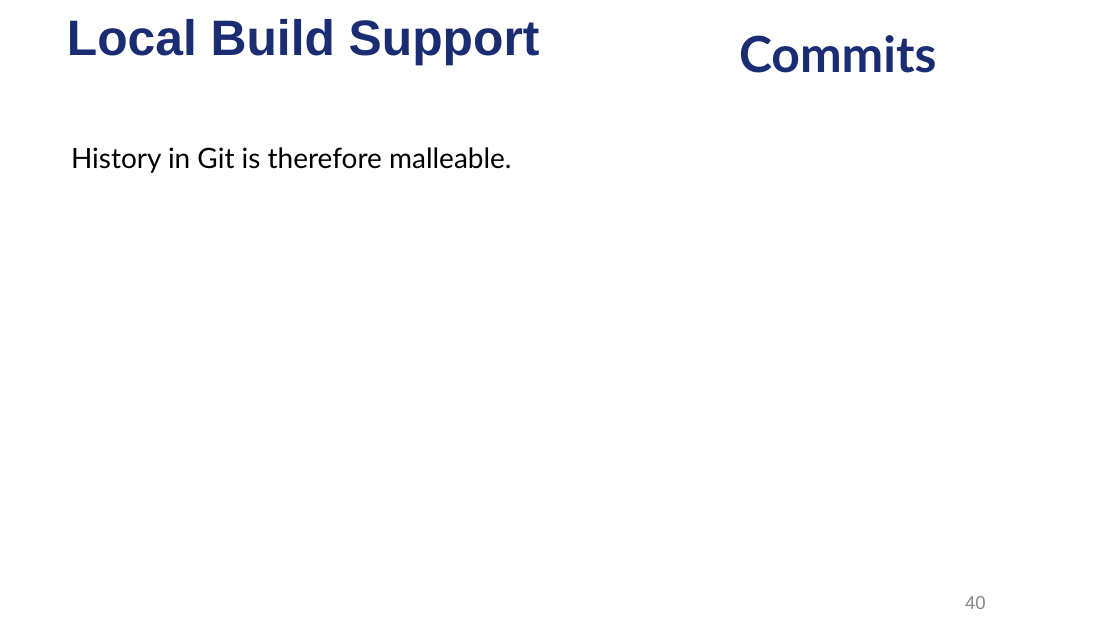
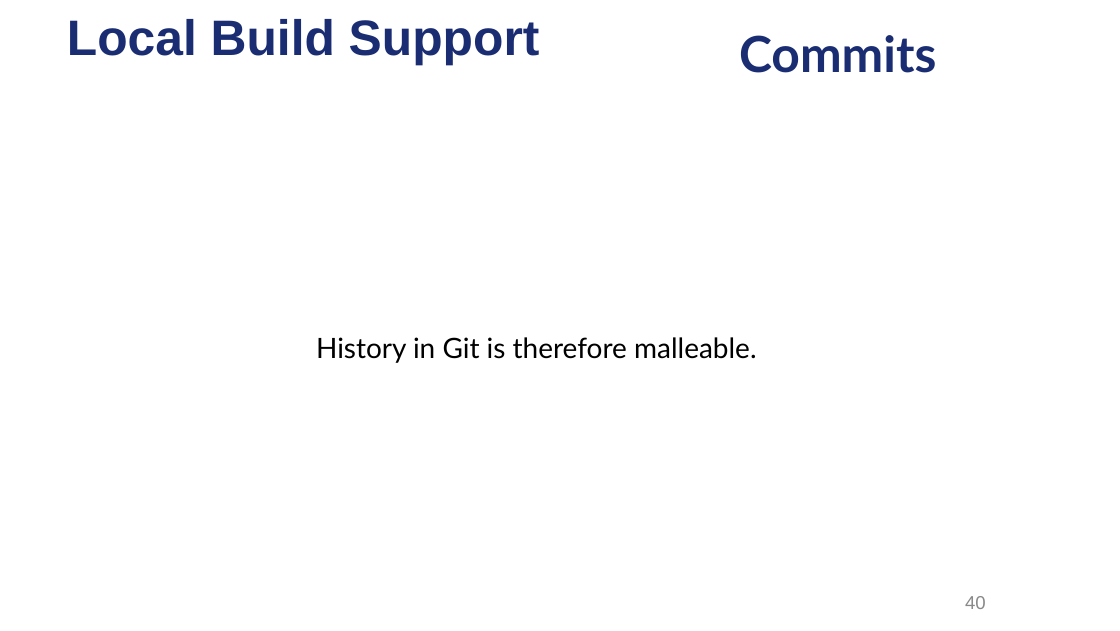
Before and after one commit to ysgard/git-presentation, a slide deck: slide 40 of Dive into Git.odp. Drawn at 1120x631 pixels with LibreOffice and Linux fonts; fonts in the diff are those of the drawing; background and template pictures are left out. Boxes give left, top, right and bottom in pixels: in the first picture for what was removed or moved away, otherwise in the second. Text is boxed around its words. In the diff, an @@ line names an element or a change of style, - is before the commit and + after.

```diff
--- a/Dive into Git.odp
+++ b/Dive into Git.odp
@@ text "History in Git is therefore ...": place and size @@
-text "History in Git is therefore ..." at <box>71,147,511,173</box>
+text "History in Git is therefore ..." at <box>316,337,756,363</box>
```
Also in this commit, not shown: 4 other slides changed, 11 slides added, 2 slides removed, 10 other files.
